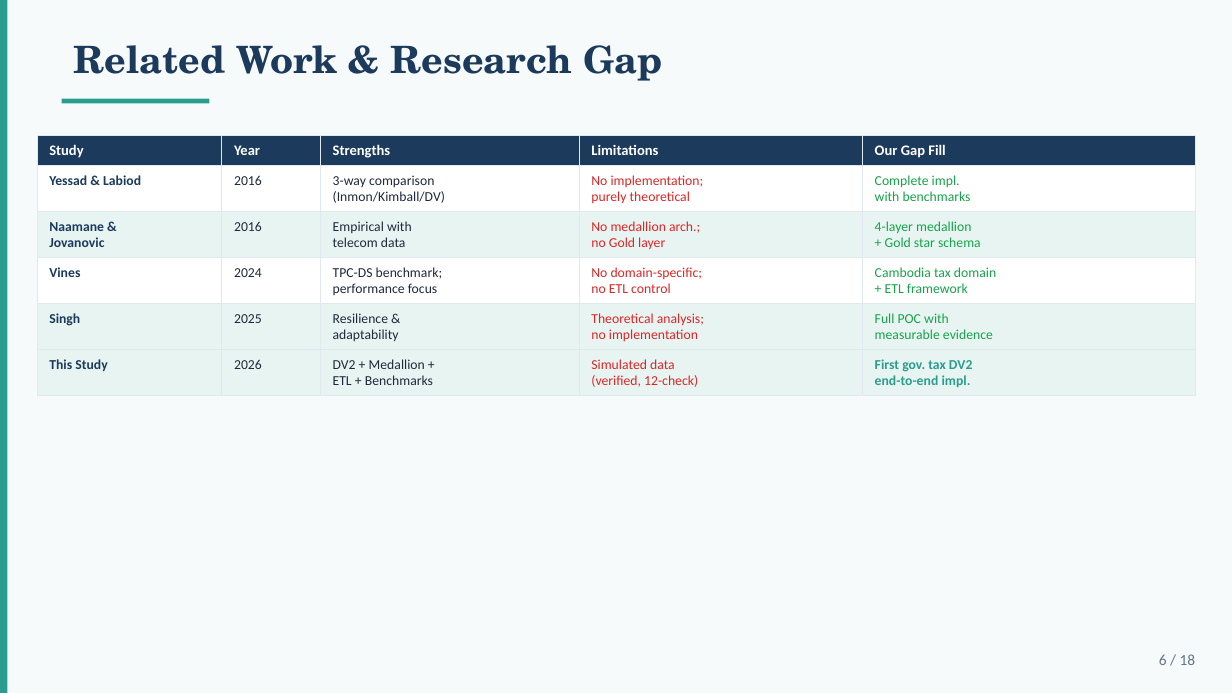
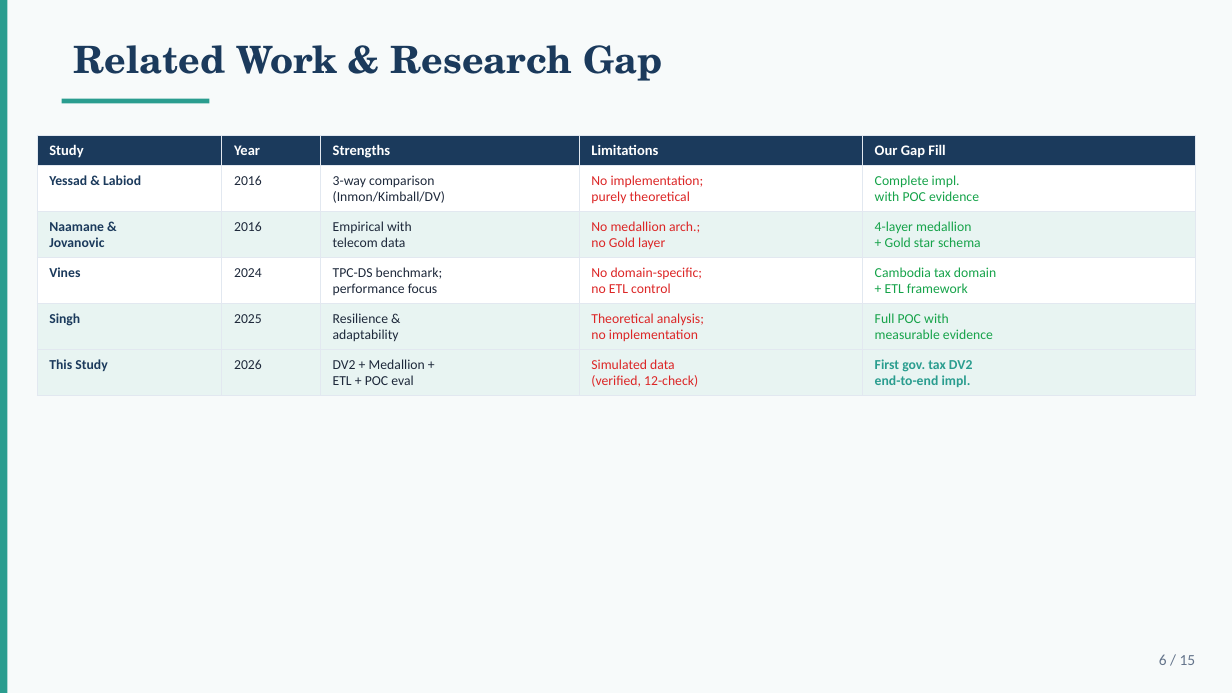
Before and after one commit to mvsotso/dv2-tax-data-warehouse-using-medallion, a slide deck: slide 6 of Documents/Final_Presentation.pptx. Drawn at 1232x693 pixels with LibreOffice and Linux fonts; fonts in the diff are those of the drawing. Boxes give left, top, right and bottom in pixels: in the first picture for what was removed or moved away, otherwise in the second. Text is boxed around its words. In the diff, an @@ line names an element or a change of style, - is before the commit and + after.

Commit message:
Remove Benchmark Metrics

```diff
--- a/Documents/Final_Presentation.pptx
+++ b/Documents/Final_Presentation.pptx
@@ table at <box>37,136,1195,392</box> @@
-row 2, column 5: Complete impl. / with benchmarks
+row 2, column 5: Complete impl. / with POC evidence
-row 6, column 3: DV2 + Medallion + / ETL + Benchmarks
+row 6, column 3: DV2 + Medallion + / ETL + POC eval
@@ text at <box>1159,654,1196,665</box>: text changed @@
-6 / 18
+6 / 15
```
Also in this commit, not shown: 12 other slides changed, 3 slides removed, 19 other files.
